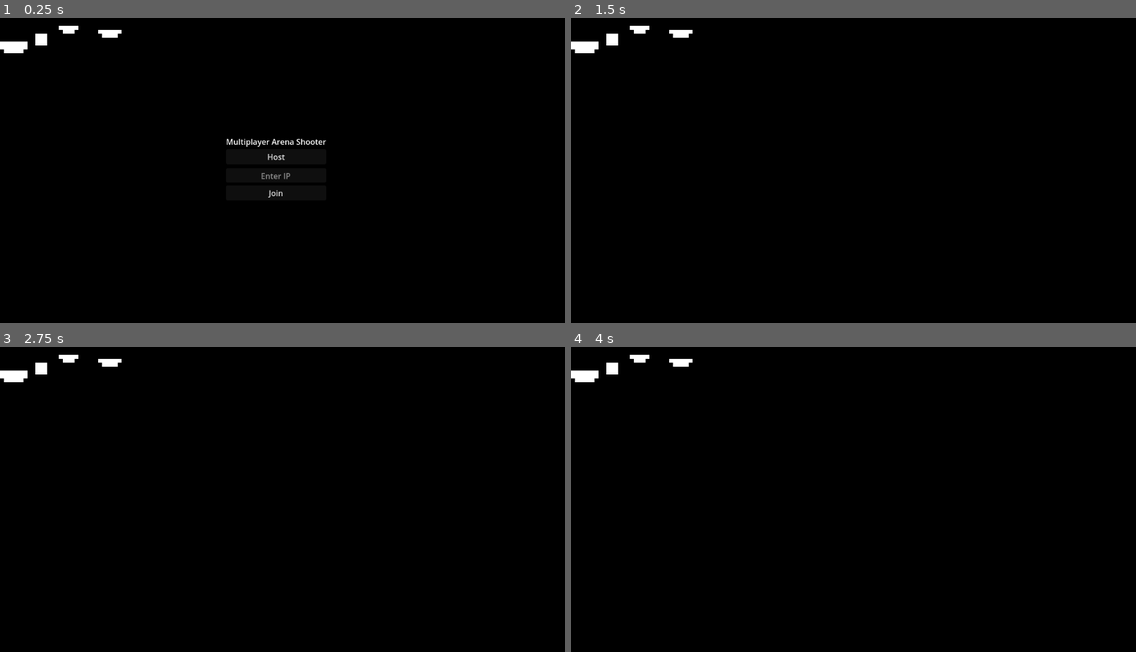
Above: before the commit, frames 1-4 (two rows, left to right).
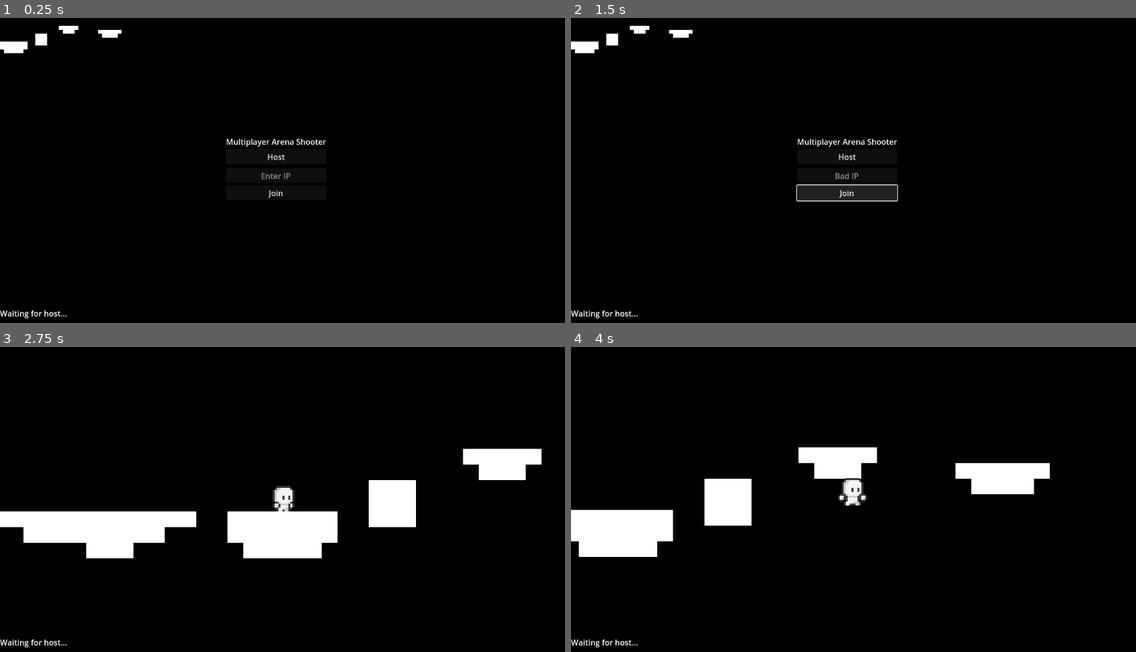
Above: after the commit, the same moments.

Repository: nerdcampdk/gamezone_mmo
Game: Godot game, scene res://game/game.tscn
Two runs of this game, one before a commit and one after it. Both use one fixed random seed, a clock stepped at 60 frames per second and the inputs below.
Inputs (mouse positions are in pixels of both pictures, inside the frame that each line leads up to):
- Up to frame 1 (0.25 s): no input
- Up to frame 2 (1.5 s): click (847, 176) at 0.52 s; type "12" at 0.6 s; click "Join" at 1.25 s
- Up to frame 3 (2.75 s): click (276, 484) at 2 s, where only the run after the commit has a clickable "Host"
- Up to frame 4 (4 s): hold D (right) from 2.78 s (still down); tap Space (jump) at 3.02, 3.77 s

The runs differ from the first frame. In frame 1, 0.1% of the frame differs, in the area x 0-12%, y 95-99%; in frame 2, 1.5%; in frame 3, 9.6%, in the area x 0-96%, y 2-99%; in frame 4, 7.4%.

Commit message:
Added bad IP handler

Diff:
--- a/game/game.gd
+++ b/game/game.gd
@@ -2,7 +2,7 @@
 extends Node
 
 @onready var multiplayer_ui = $UI/Multiplayer
-@onready var ip_label: Label = $UI/Ingame/VBoxContainer/Label
+@onready var host_addr_label: Label = $UI/Ingame/VBoxContainer/HostAddrLabel
 @onready var join_ip_lineedit: LineEdit = $UI/Multiplayer/VBoxContainer/LineEdit
 
 const PLAYER = preload("res://player/player.tscn")
@@ -32,9 +32,14 @@
 	if join_ip.is_empty():
 		join_ip_lineedit.placeholder_text = "Please enter IP"
 		return
-	peer.create_client(join_ip, 25565)
+	var error = peer.create_client(join_ip, 25565)
+	if error:
+		join_ip_lineedit.clear()
+		join_ip_lineedit.placeholder_text = "Bad IP"
+		return
 	multiplayer.multiplayer_peer = peer
 	multiplayer_ui.hide()
+	host_addr_label.text = join_ip
 
 func add_player(pid):
 	var player = PLAYER.instantiate()
--- a/game/game.tscn
+++ b/game/game.tscn
@@ -84,17 +84,26 @@
 
 [node name="Ingame" type="Control" parent="UI"]
 layout_mode = 3
-anchors_preset = 0
+anchors_preset = 2
+anchor_top = 1.0
+anchor_bottom = 1.0
+offset_top = -40.0
 offset_right = 40.0
-offset_bottom = 40.0
+grow_vertical = 0
 
 [node name="VBoxContainer" type="VBoxContainer" parent="UI/Ingame"]
-layout_mode = 0
-offset_right = 40.0
-offset_bottom = 40.0
+layout_mode = 1
+anchors_preset = 4
+anchor_top = 0.5
+anchor_bottom = 0.5
+offset_top = -20.0
+offset_right = 137.0
+offset_bottom = 20.0
+grow_vertical = 2
 
-[node name="Label" type="Label" parent="UI/Ingame/VBoxContainer"]
+[node name="HostAddrLabel" type="Label" parent="UI/Ingame/VBoxContainer"]
 layout_mode = 2
+text = "Waiting for host..."
 
 [node name="MultiplayerSpawner" type="MultiplayerSpawner" parent="."]
 _spawnable_scenes = PackedStringArray("uid://ccp7a5trw734p")
